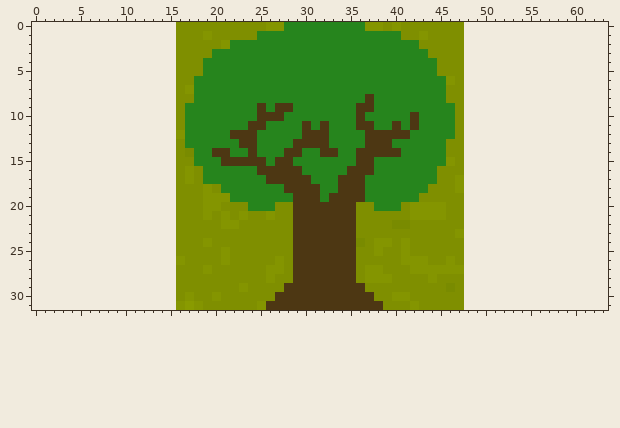
Pixel-art sprite, stored at data/images/tree.png. The picture above is the old version.
The file is 32x32 pixels. Pixels under 10% opacity are left out. Colours within 5 levels of each other are drawn and written as one. The old version is drawn lined up with the new one, on the new canvas.
New version:
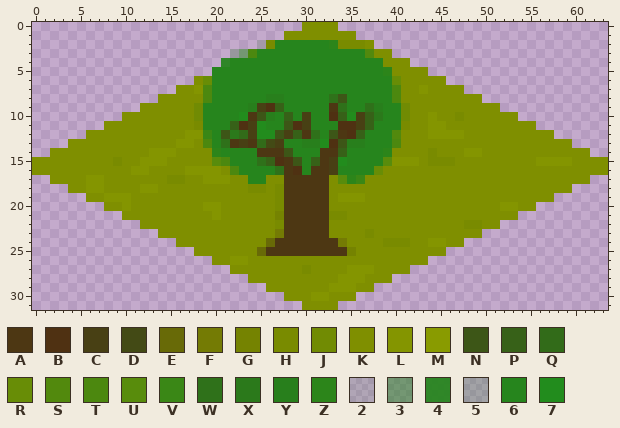
Palette (. is transparent): A #4d3713  B #4f3112  C #484014  D #434a15  E #686a07  F #747b04  G #758301  H #798b00  J #718b03  K #7f8f00  L #849500  M #899b00  N #3d5617  P #376118  Q #326b19  R #688d06  S #52890d  T #4c880f  U #588c0c  V #3a8716  W #2f711a  X #2b791b  Y #287f1c  Z #2c851a  2 #25841c20  3 #25841c81  4 #25841ced  5 #26851d37  6 #26851d  7 #228c1d
The exact change:
canvas 32x32 -> 64x32, the old top-left corner now at 16,0
Changed rows in their new state; - is an unchanged pixel.
first column x 0:
 0 ----------------..............KKKK..............----------------
 1 ----------------............KKKKKKKK............----------------
 2 ----------------.........2H------ZHHHK..........----------------
 3 ----------------......53T------------SKK........----------------
 4 ----------------.....4-----------------KKK......----------------
 5 ----------------....-------------------ZKKKK....----------------
 6 ----------------..KR--------------------RKKKKK..----------------
 7 -----------------KLT--------------------TKKLKK------------------
 8 --------------KK--KT------YY-----WN--6--TKKKKK--KK--------------
 9 ------------KKKK-KJ-----YCBP6----AW-6WY--JKKKKK-KKKK------------
10 ----------KKKKKK-KJ----7ANY6P-C--BP7CPX--JKKLKKHKKKKKK----------
11 --------KKKKKKKK-KH---PBC7--NBC-6-BBCP--6HKKLLK-KKKKKKKK--------
12 ------KKKKKKKKKKKLLV-NXQC77NCP-W6NABP666SKKKLLLLKKKKKKKKKK------
13 ----KKKKKKKKKKKKLLKT-WAC-QDC-6YY7BNYY666TKKKKK--KKKKKKKKKKKK----
14 --KKKKKKKKKKKLLL-KKKZ6--6AAAN6----P-666ZKKKKHK--LLKKKKKKKKKKKK--
15 KKKKKKKKKHKKLLLK--KKUT666WPB-N-PAC7-66-ULLLKHHH-KKKKKKKKLLLLKKKK
16 KKKKKKKKKKKLLKKK--LLLKT--66W-B-AAC-666RKKKKKK---KKKKKKKKKKKKKKKK
17 --KKKKLLKKKKKKKHHK-LLLKK--KK---AAKUZVKKKKKKKK--KKKKKKKKKKKKKKK--
18 ----KKLLKKKKLLKK---K-KKKHHKH----AKKKKKKKKKKK---KKKKKKKKKKKKK----
19 ------KKLLLKKKKK---KKKKKKKKHA---AKLLLKKKKKK-----KKKKKKKKKK------
20 --------KKLKKKKK--------KKKHA----KKK--KKK-KKKK--KKKKLLKK--------
21 ----------KKKKKK---KLK-K--KGA----HHK------KKKK--KKKKKK----------
22 ------------KKKK-----KK----HA----KKK----KK------HHKK------------
23 --------------KK-----------FA----KKK-H---------KKK--------------
24 -------------------K------EAA-----FKK-KHHH--LL------------------
25 ----------------..---K---EAAA------G--K--K----..----------------
26 ----------------....-KLL---K-KKKKKKK-----KKK....----------------
27 ----------------......----KK-KHKKKKLL-K---......----------------
28 ----------------........--K--KKKKKLLLKKK........----------------
29 ----------------..........--KKKKKLLLK-..........----------------
30 ----------------............KKKLLKKK............----------------
31 ----------------..............KKKK..............----------------
